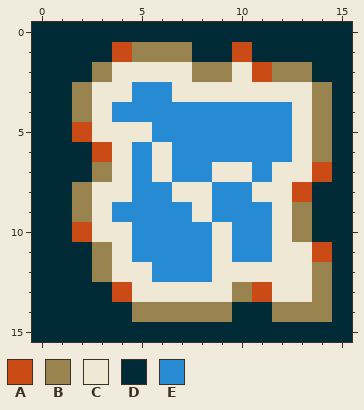
Two versions of one pixel-art file, ProjectMicro/Assets/Art/Tiles/Water_01.aseprite. Above: the version before the commit.
16x16 pixels, 1 frame.
Palette (. is transparent): A #cb4b16  B #99834f  C #eee8d5  D #002b36  E #268bd2
Pixels before, first column x 0:
 0 DDDDDDDDDDDDDDDD
 1 DDDDABBBDDADDDDD
 2 DDDBCCCCBBCABBDD
 3 DDBCCEECCCCCCCBD
 4 DDBCEEEEEEEEECBD
 5 DDACCCEEEEEEECBD
 6 DDDACECEEEEEECBD
 7 DDDBCECEECCECCAD
 8 DDBCCEECCEECCADD
 9 DDBCEEEECEEECBDD
10 DDACCEEEECEECBDD
11 DDDBCEEEECEECCAD
12 DDDBCCEEECCCCCBD
13 DDDDACCCCCBACCBD
14 DDDDDBBBBBDDBBBD
15 DDDDDDDDDDDDDDDD
After:
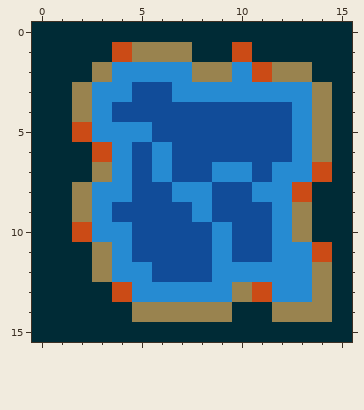
Difference:
Colour C changes from #eee8d5 to #268bd2.
Colour E changes from #268bd2 to #114c99.
Where, in picture pixels (left, top, right, bottom), the same in both pictures:
changed: (92, 62, 312, 302)
